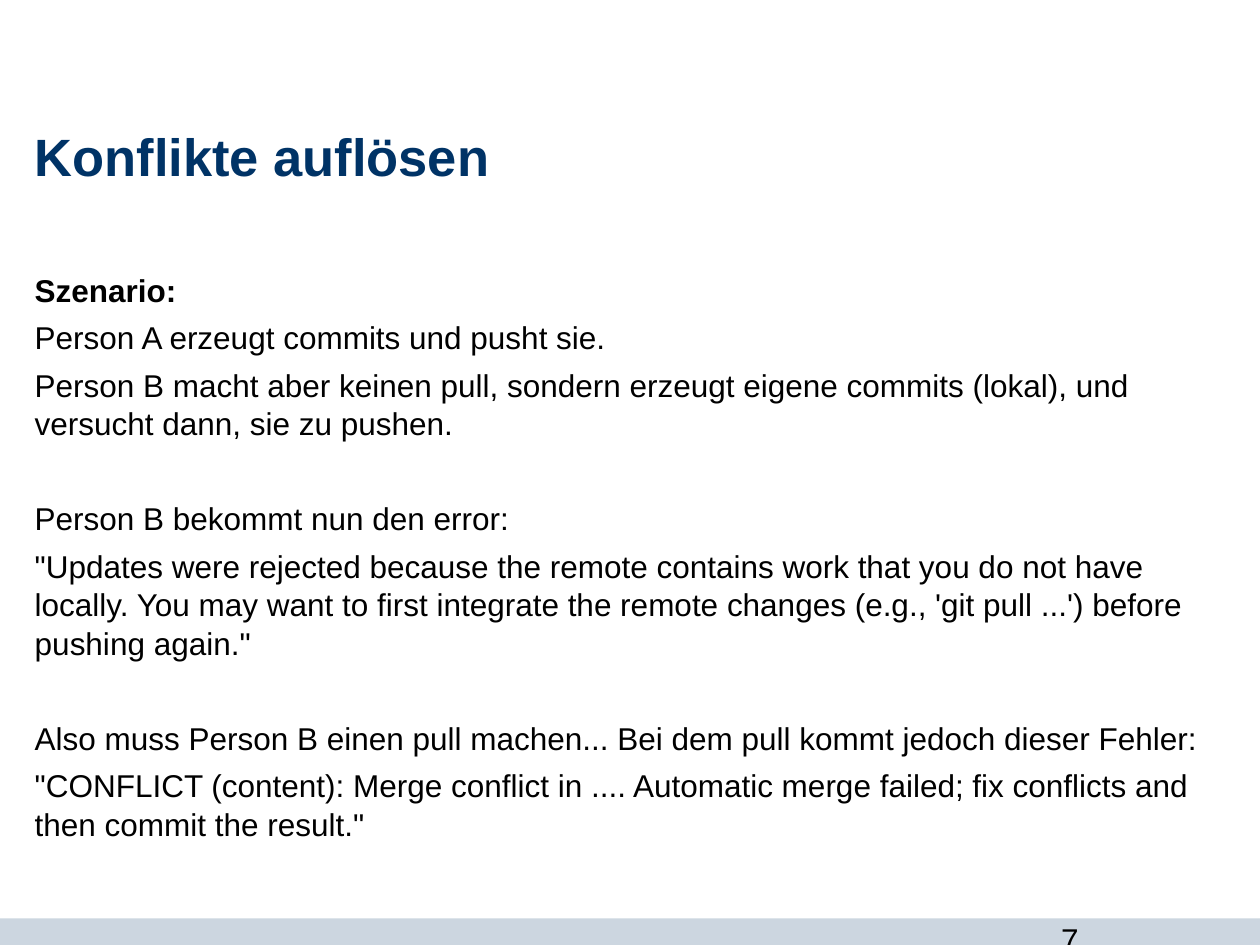
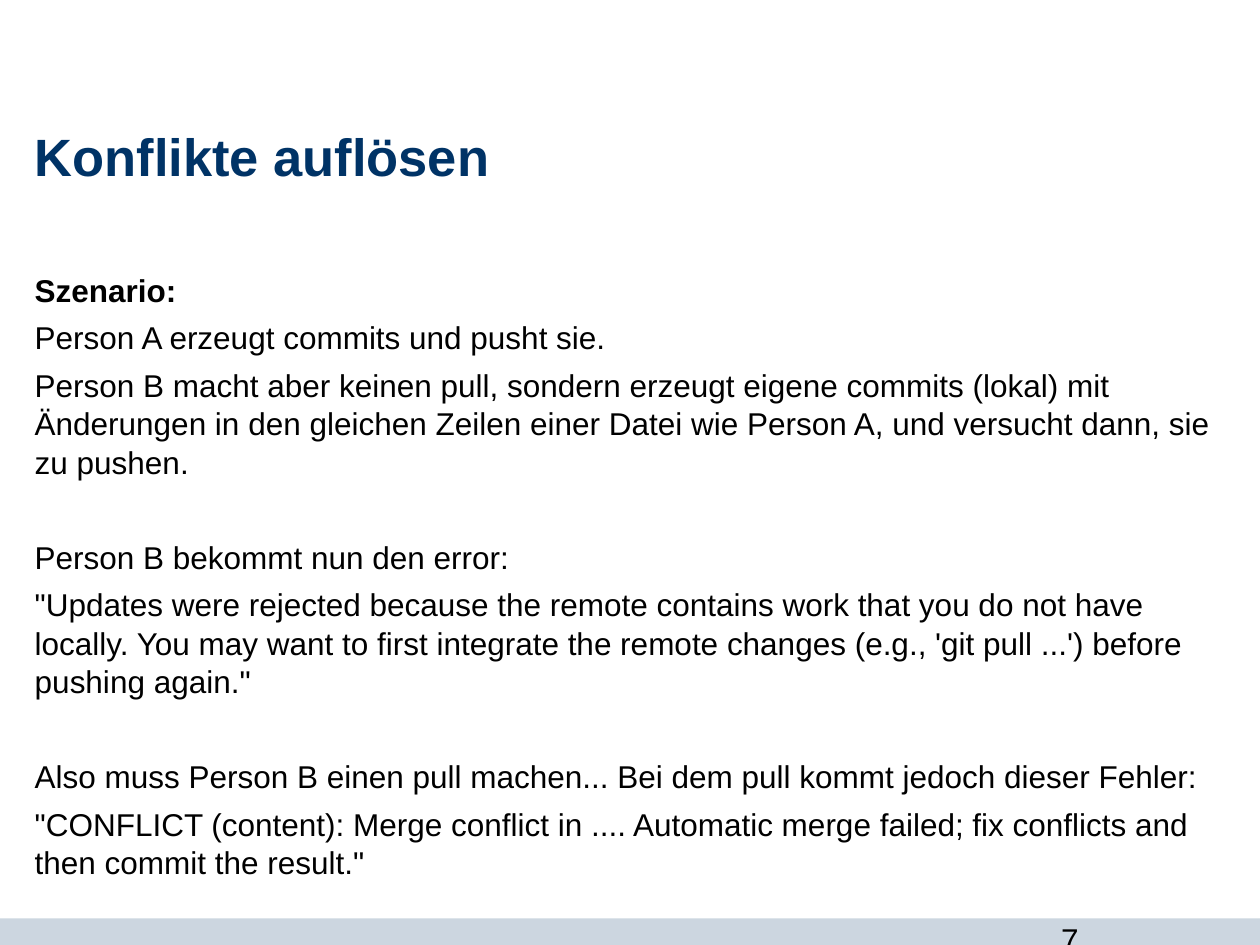
Before and after one commit to Jane333/git, a slide deck: slide 7 of git_und_du.odp. Drawn at 1260x945 pixels with LibreOffice and Linux fonts; fonts in the diff are those of the drawing; background and template pictures are left out. Boxes give left, top, right and bottom in pixels: in the first picture for what was removed or moved away, otherwise in the second. Text is boxed around its words. In the diff, an @@ line names an element or a change of style, - is before the commit and + after.

Commit message:
fixed typos

```diff
--- a/git_und_du.odp
+++ b/git_und_du.odp
@@ text at bbox=[35, 374, 1209, 480]: text changed @@
-Person B macht aber keinen pull, sondern erzeugt eigene commits (lokal), und versucht dann, sie zu pushen.
+Person B macht aber keinen pull, sondern erzeugt eigene commits (lokal) mit Änderungen in den gleichen Zeilen einer Datei wie Person A, und versucht dann, sie zu pushen.
```
Also in this commit, not shown: 4 other slides changed.
